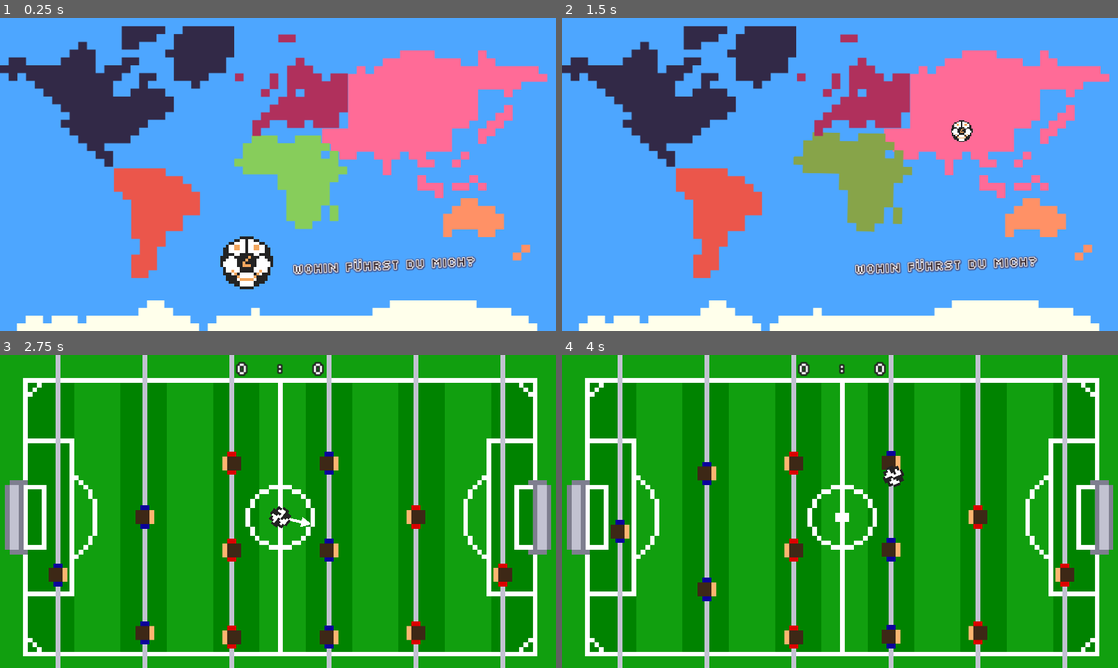
Above: before the commit, frames 1-4 (two rows, left to right).
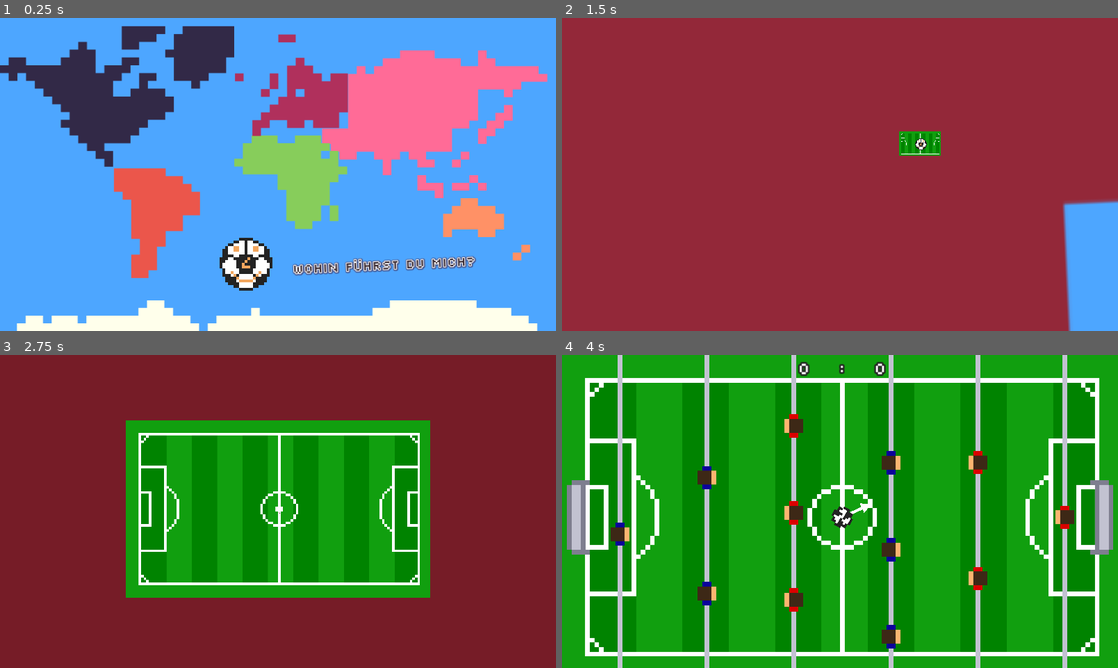
Above: after the commit, the same moments.

Repository: HephaistosForge/Boltzplatz
Game: Godot game, scene res://scenes/main_menu/main_menu.tscn
Two runs of this game, one before a commit and one after it. Both use one fixed random seed, a clock stepped at 60 frames per second and the inputs below. The engine's default icon, where the game draws it, is replaced by a stand-in: a white triangle on a blue panel in a dark square.
Inputs (mouse positions are in pixels of both pictures, inside the frame that each line leads up to):
- Up to frame 1 (0.25 s): no input
- Up to frame 2 (1.5 s): tap Enter (kick_player_right) at 0.5 s; move the mouse to (990, 118) at 0.52 s; hold Down (down_player_right) 0.53-1.28 s; click (990, 118) at 0.67 s; move the mouse to (851, 180) at 1.27 s; hold S (down_player_left) from 1.28 s (still down); click (851, 180) at 1.42 s
- Up to frame 3 (2.75 s): move the mouse to (333, 442) at 2.02 s; release S (down_player_left) at 2.03 s; hold Down (down_player_right) from 2.03 s (still down); click (333, 442) at 2.17 s
- Up to frame 4 (4 s): move the mouse to (812, 574) at 2.77 s; release Down (down_player_right) at 2.78 s; hold W (up_player_left) 2.78-3.53 s; click (812, 574) at 2.92 s; move the mouse to (1006, 558) at 3.52 s; hold S (down_player_left) from 3.53 s (still down); click (1006, 558) at 3.67 s

The runs differ from the first frame. In frame 1, 0.4% of the frame differs, in the area x 39-50%, y 69-88%; in frame 2, 97%, in the area x 0-100%, y 0-100%; in frame 3, 86%; in frame 4, 3.1%.

Commit message:
Add crazy zoom animation

Diff:
--- a/scenes/main_menu/continent.gd
+++ b/scenes/main_menu/continent.gd
@@ -28,6 +28,7 @@
 
 	if event is InputEventMouseButton:
 		if event.button_index == MOUSE_BUTTON_MASK_LEFT and event.pressed:
+
 			var tween = create_tween()
 			var ball = get_parent().get_node("Ballface")
 			ball.was_kicked = true
@@ -36,10 +37,51 @@
 				.set_ease(Tween.EASE_OUT).set_trans(Tween.TRANS_QUAD)
 			tween.parallel().tween_property(ball, "scale", initial_scale * .3, .5) \
 				.set_ease(Tween.EASE_IN).set_trans(Tween.TRANS_BACK)
-			tween.tween_property(ball, "scale", initial_scale * .4, .2) \
+			#tween.tween_property(ball, "scale", initial_scale * .4, .2) \
+			#	.set_ease(Tween.EASE_OUT).set_trans(Tween.TRANS_BACK)
+			tween.tween_property(ball, "scale", initial_scale * .007, .6) \
 				.set_ease(Tween.EASE_OUT).set_trans(Tween.TRANS_BACK)
-			tween.tween_property(ball, "scale", initial_scale * .2, .1) \
-				.set_ease(Tween.EASE_OUT).set_trans(Tween.TRANS_BACK)
-			await tween.finished
+
+			var continent_tween = create_tween()
+			continent_tween.tween_property(self, "scale", Vector2.ONE * 1.2, 0.25) \
+				.set_ease(Tween.EASE_OUT).set_trans(Tween.TRANS_ELASTIC)
+			continent_tween.parallel().tween_property(self, "rotation", -.04, 0.25) \
+				.set_ease(Tween.EASE_OUT).set_trans(Tween.TRANS_ELASTIC)
+			continent_tween.parallel().tween_property(self, "modulate", Color(.9, .7, .7), 0.25) \
+				.set_ease(Tween.EASE_OUT).set_trans(Tween.TRANS_QUAD)
+
+			continent_tween.tween_property(self, "scale", Vector2.ONE * 1.4, 0.25) \
+				.set_ease(Tween.EASE_OUT).set_trans(Tween.TRANS_ELASTIC)
+			continent_tween.parallel().tween_property(self, "rotation", .06, 0.25) \
+				.set_ease(Tween.EASE_OUT).set_trans(Tween.TRANS_ELASTIC)
+			continent_tween.parallel().tween_property(self, "modulate", Color(.6, .4, .4), 0.25) \
+				.set_ease(Tween.EASE_OUT).set_trans(Tween.TRANS_QUAD)
+
+			continent_tween.tween_property(self, "scale", Vector2.ONE * 1.6, 0.25) \
+				.set_ease(Tween.EASE_OUT).set_trans(Tween.TRANS_ELASTIC)
+			continent_tween.parallel().tween_property(self, "rotation", -.08, 0.25) \
+				.set_ease(Tween.EASE_OUT).set_trans(Tween.TRANS_ELASTIC)
+			continent_tween.parallel().tween_property(self, "modulate", Color(.3, .1, .1), 0.25) \
+				.set_ease(Tween.EASE_OUT).set_trans(Tween.TRANS_QUAD)
+
+			var field_texture = Global.level_to_texture[level_settings]
+			var rect = TextureRect.new()
+			rect.texture = field_texture
+			rect.modulate = Color(1, 1, 1, 0)
+			rect.scale = Vector2.ONE / 64
+			get_parent().add_child(rect)
+			rect.position = position - rect.size * rect.scale / 2
+			continent_tween.parallel().tween_property(rect, "modulate", Color(1, 1, 1), 0.25) \
+				.set_ease(Tween.EASE_OUT).set_trans(Tween.TRANS_QUAD)
+
+			# var camera_tween = create_tween()
+			var camera = get_parent().get_node("Camera2D")
+			continent_tween.parallel().tween_property(camera, "zoom", Vector2.ONE / rect.scale.x, 2) \
+				.set_ease(Tween.EASE_IN_OUT).set_trans(Tween.TRANS_SINE)
+			continent_tween.parallel().tween_property(camera, "position", position - camera.offset, 1) \
+				.set_ease(Tween.EASE_OUT).set_trans(Tween.TRANS_EXPO)
+
+			await continent_tween.finished
+			# await continent_tween.finished
 			get_tree().change_scene_to_packed(default_continent)
 			Global.selected_level_settings = level_settings
--- a/scenes/main_menu/main_menu.tscn
+++ b/scenes/main_menu/main_menu.tscn
@@ -81,7 +81,7 @@
 offset_right = 1004.0
 offset_bottom = 1014.0
 scale = Vector2(0.6, 0.6)
-pivot_offset = Vector2(167.963, 147.963)
+pivot_offset = Vector2(160, 160)
 texture = ExtResource("2_btrv0")
 script = ExtResource("5_lgepv")
 
@@ -208,6 +208,9 @@
 
 [node name="AudioClick" type="AudioStreamPlayer2D" parent="." groups=["audio_click"]]
 stream = ExtResource("17_1u6fa")
+
+[node name="Camera2D" type="Camera2D" parent="."]
+offset = Vector2(960, 540)
 
 [connection signal="mouse_entered" from="Ballface" to="Ballface" method="_on_mouse_entered"]
 [connection signal="mouse_exited" from="Ballface" to="Ballface" method="_on_mouse_exited"]
--- a/singleton/global.gd
+++ b/singleton/global.gd
@@ -8,6 +8,16 @@
 	MUD,
 	ICE,
 	SAND
+}
+
+@export var level_to_texture = {
+	LEVEL_SETTINGS.DEFAULT: preload("res://assets/backgrounds/Spielfeld_grass_stripes.png"),
+	LEVEL_SETTINGS.DEFAULT2: preload("res://assets/backgrounds/Spielfeld_grass_stripes2.png"),
+	LEVEL_SETTINGS.DEFAULT_NO_GOAL: preload("res://assets/backgrounds/Spielfeld_ohne_Tor.png"),
+	LEVEL_SETTINGS.STREET: preload("res://assets/backgrounds/Spielfeld_street.png"),
+	LEVEL_SETTINGS.MUD: preload("res://assets/backgrounds/Spielfeld_mud.png"),
+	LEVEL_SETTINGS.ICE: preload("res://assets/backgrounds/Spielfeld_ice.png"),
+	LEVEL_SETTINGS.SAND: preload("res://assets/backgrounds/Spielfeld_sand.png"),
 }
 
 var selected_level_settings: LEVEL_SETTINGS
